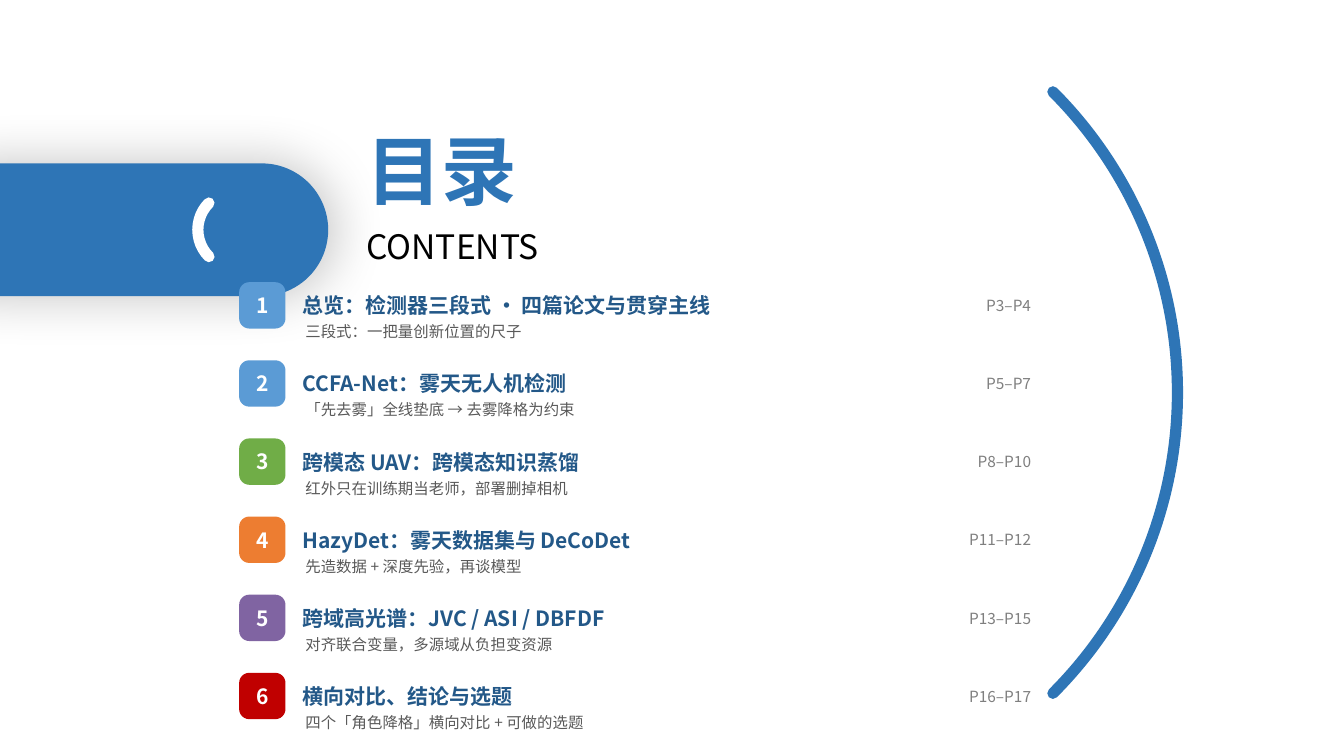
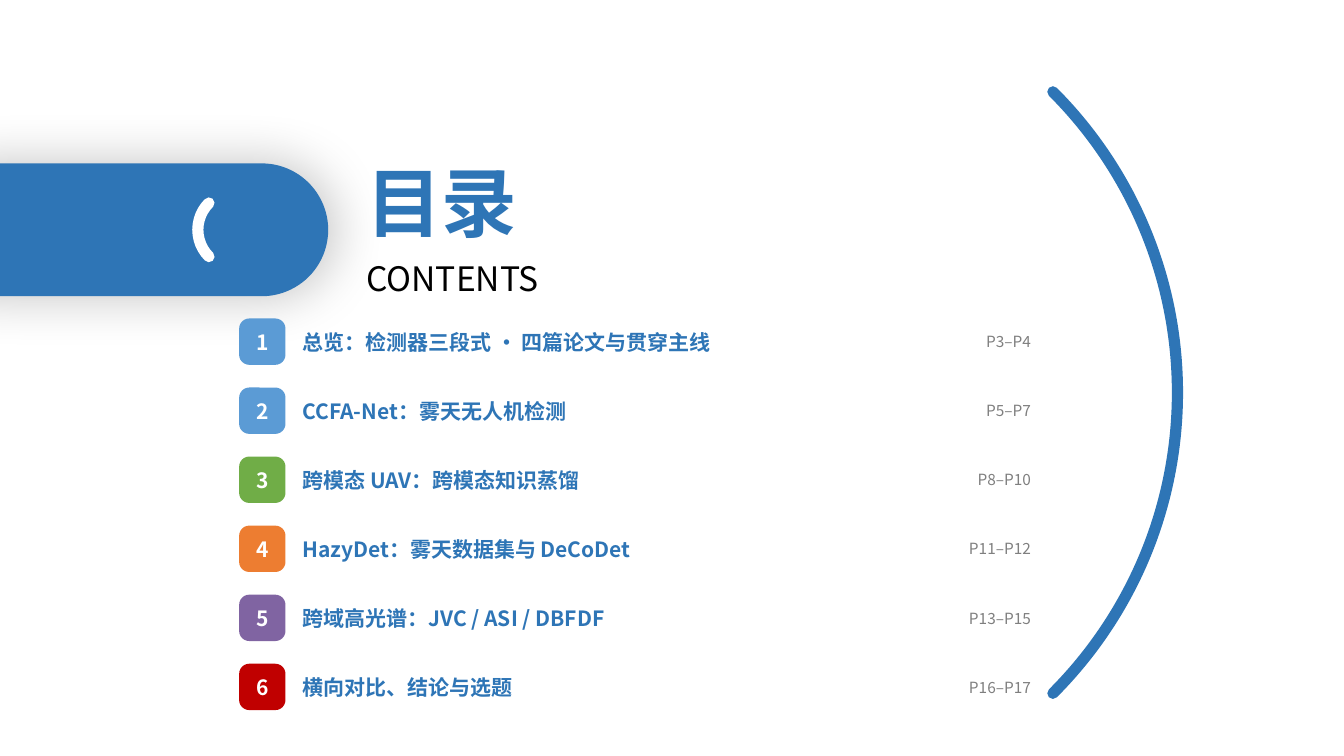
Before and after one commit to 139876/paper-notes, a slide deck: slide 2 of 论文精读/3-HazyDet精读/附件/四篇论文-组会汇报.pptx. Drawn at 1344x756 pixels with LibreOffice and Linux fonts; fonts in the diff are those of the drawing. Boxes give left, top, right and bottom in pixels: in the first picture for what was removed or moved away, otherwise in the second. Text is boxed around its words. In the diff, an @@ line names an element or a change of style, - is before the commit and + after.

```diff
--- a/论文精读/3-HazyDet精读/附件/四篇论文-组会汇报.pptx
+++ b/论文精读/3-HazyDet精读/附件/四篇论文-组会汇报.pptx
@@ 2 texts, 1 rounded rectangle: place and size @@
-2 texts, 1 rounded rectangle at <box>239,138,539,406</box>
+2 texts, 1 rounded rectangle at <box>239,170,539,435</box>
@@ rounded rectangle "1": place and size @@
-rounded rectangle "1" at <box>239,282,285,329</box>
+rounded rectangle "1" at <box>239,319,285,365</box>
@@ text colour #235888 to #2E75B6 in 6 elements at <box>302,608,605,628</box>, <box>302,539,631,562</box>, <box>302,677,512,697</box>, <box>302,470,579,490</box>, <box>302,401,566,421</box>, <box>302,332,711,352</box> @@
@@ text "总览：检测器三段式 · 四篇论文与贯穿主线": place and size @@
-text "总览：检测器三段式 · 四篇论文与贯穿主线" at <box>302,295,711,315</box>
+text "总览：检测器三段式 · 四篇论文与贯穿主线" at <box>302,332,711,352</box>
@@ text removed at <box>305,324,521,338</box> @@
-三段式：一把量创新位置的尺子
@@ text "P3–P4": place and size @@
-text "P3–P4" at <box>986,300,1031,311</box>
+text "P3–P4" at <box>986,336,1031,347</box>
@@ text "CCFA-Net：雾天无人机检测": place and size @@
-text "CCFA-Net：雾天无人机检测" at <box>302,373,566,393</box>
+text "CCFA-Net：雾天无人机检测" at <box>302,401,566,421</box>
@@ text "P5–P7": place and size @@
-text "P5–P7" at <box>986,378,1031,389</box>
+text "P5–P7" at <box>986,405,1031,416</box>
@@ text removed at <box>305,402,575,417</box> @@
-「先去雾」全线垫底 → 去雾降格为约束
@@ rounded rectangle "3": place and size @@
-rounded rectangle "3" at <box>239,439,285,485</box>
+rounded rectangle "3" at <box>239,457,285,503</box>
@@ text "跨模态 UAV：跨模态知识蒸馏": place and size @@
-text "跨模态 UAV：跨模态知识蒸馏" at <box>302,452,579,472</box>
+text "跨模态 UAV：跨模态知识蒸馏" at <box>302,470,579,490</box>
@@ text "P8–P10": place and size @@
-text "P8–P10" at <box>978,456,1031,467</box>
+text "P8–P10" at <box>978,474,1031,485</box>
@@ text removed at <box>305,481,567,496</box> @@
-红外只在训练期当老师，部署删掉相机
@@ rounded rectangle "4": place and size @@
-rounded rectangle "4" at <box>239,516,285,563</box>
+rounded rectangle "4" at <box>239,525,285,572</box>
@@ text "P11–P12": place and size @@
-text "P11–P12" at <box>969,534,1031,545</box>
+text "P11–P12" at <box>969,543,1031,554</box>
@@ text removed at <box>305,559,522,574</box> @@
-先造数据 + 深度先验，再谈模型
@@ text removed at <box>305,637,552,652</box> @@
-对齐联合变量，多源域从负担变资源
@@ rounded rectangle "6": place and size @@
-rounded rectangle "6" at <box>239,673,285,719</box>
+rounded rectangle "6" at <box>239,663,285,710</box>
@@ text "横向对比、结论与选题": place and size @@
-text "横向对比、结论与选题" at <box>302,686,512,706</box>
+text "横向对比、结论与选题" at <box>302,677,512,697</box>
@@ text "P16–P17": place and size @@
-text "P16–P17" at <box>969,691,1031,702</box>
+text "P16–P17" at <box>969,682,1031,693</box>
@@ text removed at <box>305,715,583,730</box> @@
-四个「角色降格」横向对比 + 可做的选题
```
Also in this commit, not shown: 14 other slides changed.
